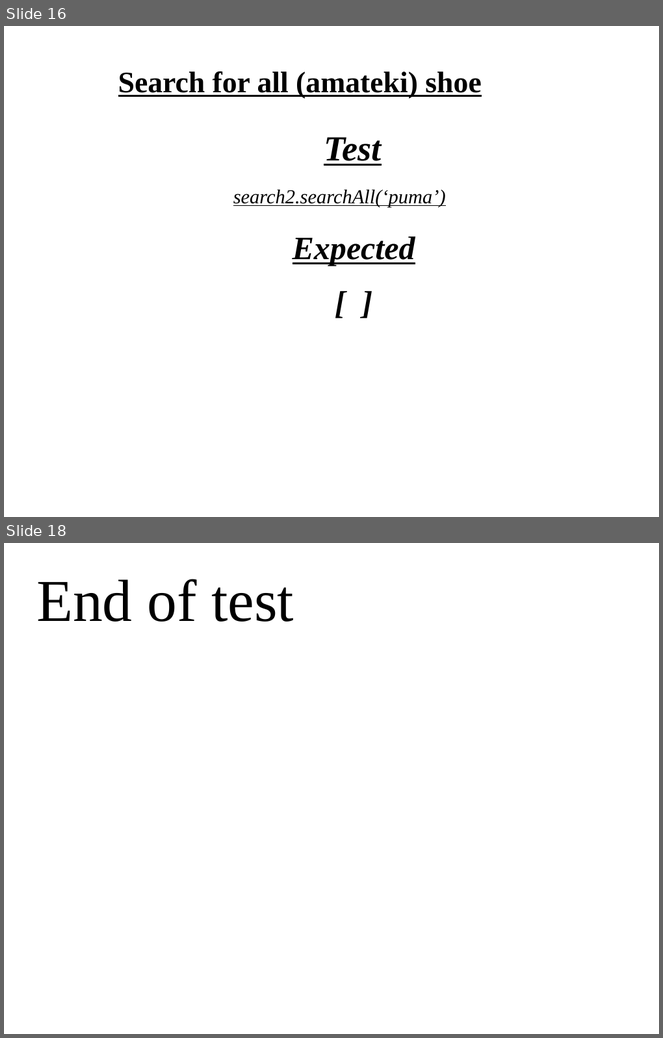
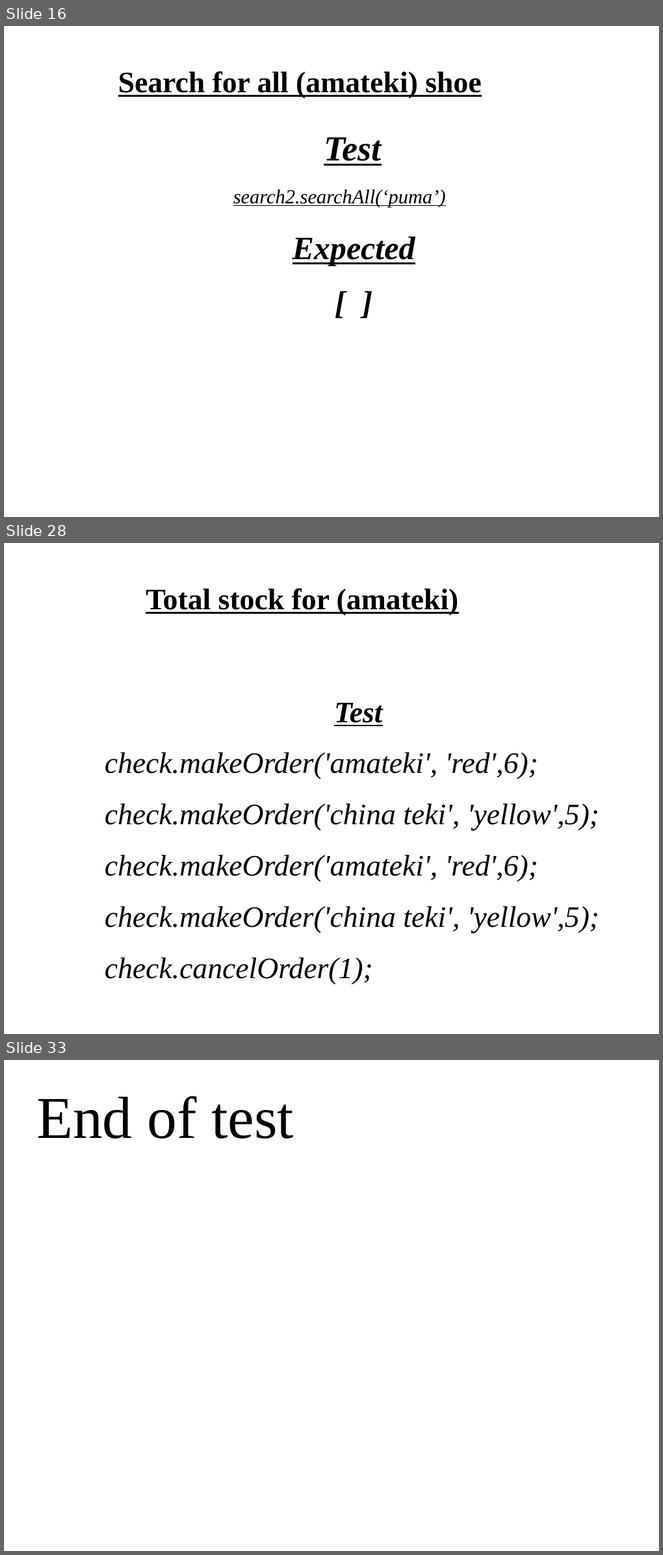
Before and after one commit to TaSiya/shoe, a slide deck: project presentation.odp. Shown one above the other, each under a label of ours: slides 16 and 18 before the commit, slides 16, 28 and 33 after it; the slides between them are not shown. The pictures are 663x1038 and 663x1555 pixels, drawn with LibreOffice and Linux fonts; fonts in the diff are those of the drawing; background and template pictures are left out. Boxes give left, top, right and bottom in pixels: in the first picture for what was removed or moved away, otherwise in the second. Text is boxed around its words. In the diff, an @@ line names an element or a change of style, - is before the commit and + after.

```diff
--- a/project presentation.odp
+++ b/project presentation.odp
@@ slide 28 added at bbox=[4, 543, 659, 1034], background picture (left out) @@
@@ title added at bbox=[146, 588, 459, 616], 36 pt, text #000000, bold, underline @@
+Total stock for (amateki)
@@ text added at bbox=[105, 703, 599, 984], 36 pt, text #000000, italic @@
+Test
+check.makeOrder('amateki', 'red',6);
+check.makeOrder('china teki', 'yellow',5);
+check.makeOrder('amateki', 'red',6);
+check.makeOrder('china teki', 'yellow',5);
+check.cancelOrder(1);
@@ what was slide 18 is now slide 33 @@
```
Also in this commit, not shown: 2 slides changed, 14 other slides added, 3 other files.
